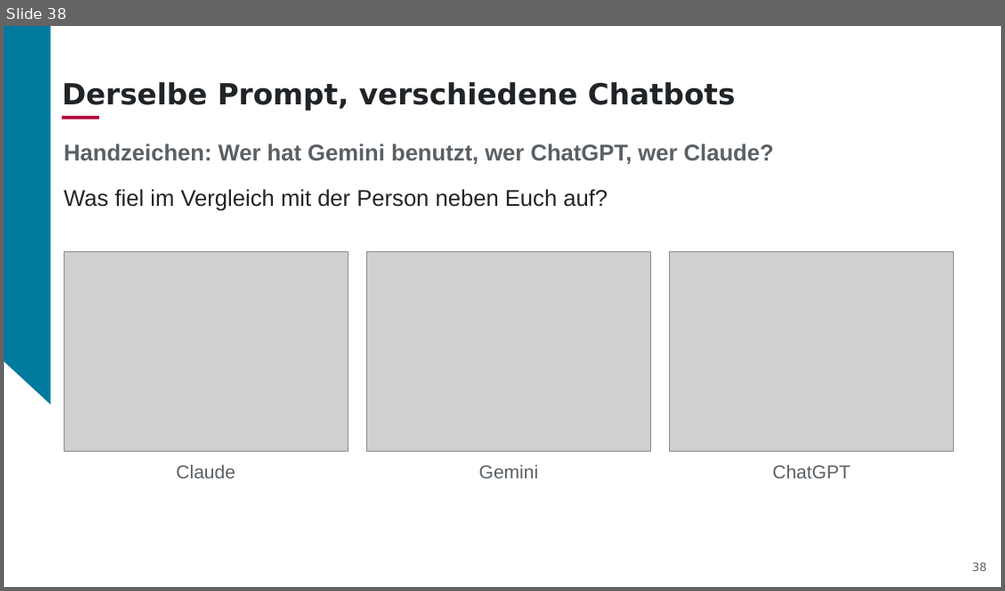
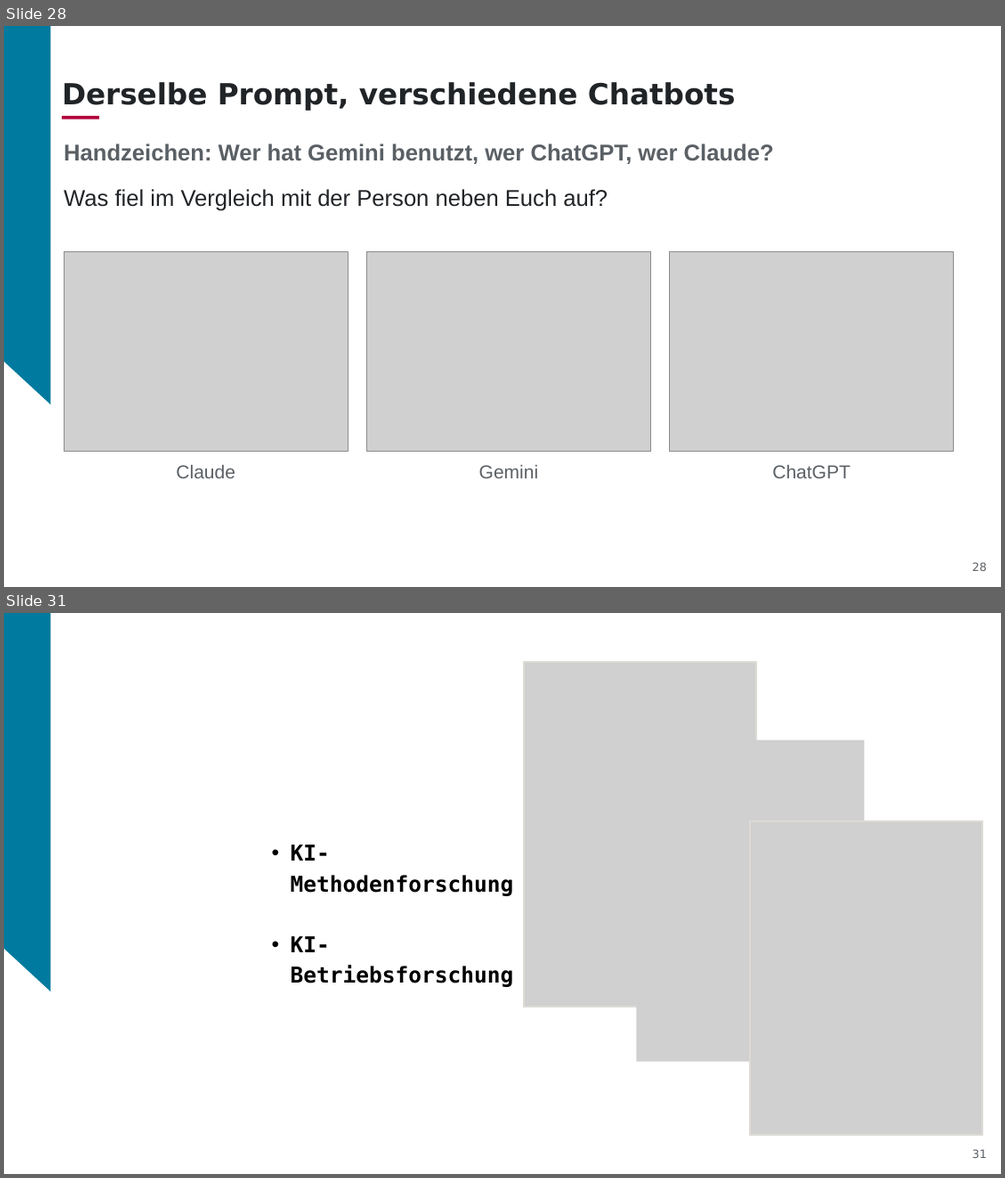
Before and after one commit to aihpi/workshop-rapid-prototyping, a slide deck: slides/01_workshop_rapid_prototyping_DE.pptx. Shown one above the other, each under a label of ours: slide 38 before the commit, slides 28 and 31 after it; the slides between them are not shown. The pictures are 1005x591 and 1005x1178 pixels, drawn with LibreOffice and Linux fonts; fonts in the diff are those of the drawing; grey boxes stand for pictures; background and template pictures are left out. Boxes give left, top, right and bottom in pixels: in the first picture for what was removed or moved away, otherwise in the second. Text is boxed around its words. In the diff, an @@ line names an element or a change of style, - is before the commit and + after.

```diff
--- a/slides/01_workshop_rapid_prototyping_DE.pptx
+++ b/slides/01_workshop_rapid_prototyping_DE.pptx
@@ slide 31 added at <box>4,613,1001,1174</box>, background #007A9E; not listed: 2 template elements that a slide beside it also shows @@
@@ picture added at <box>525,662,757,1006</box> @@
@@ picture added at <box>637,740,865,1062</box> @@
@@ picture added at <box>751,821,982,1135</box> @@
@@ text added at <box>291,844,514,987</box>, 21 pt, text #000000, bold @@
+  • KI-Methodenforschung
+  • KI-Betriebsforschung
@@ text added at <box>6,880,248,908</box>, 22.7 pt, text #FFFFFF, bold @@
+Forschung
@@ page number added at <box>972,1149,987,1158</box>, 11 pt, text #5A6065 @@
+31
@@ what was slide 38 is now slide 28 @@
@@ page number at <box>972,562,987,571</box>: text changed @@
-38
+28
```
Also in this commit, not shown: 7 slides changed, 5 other slides added, 17 slides removed, 1 other file.
